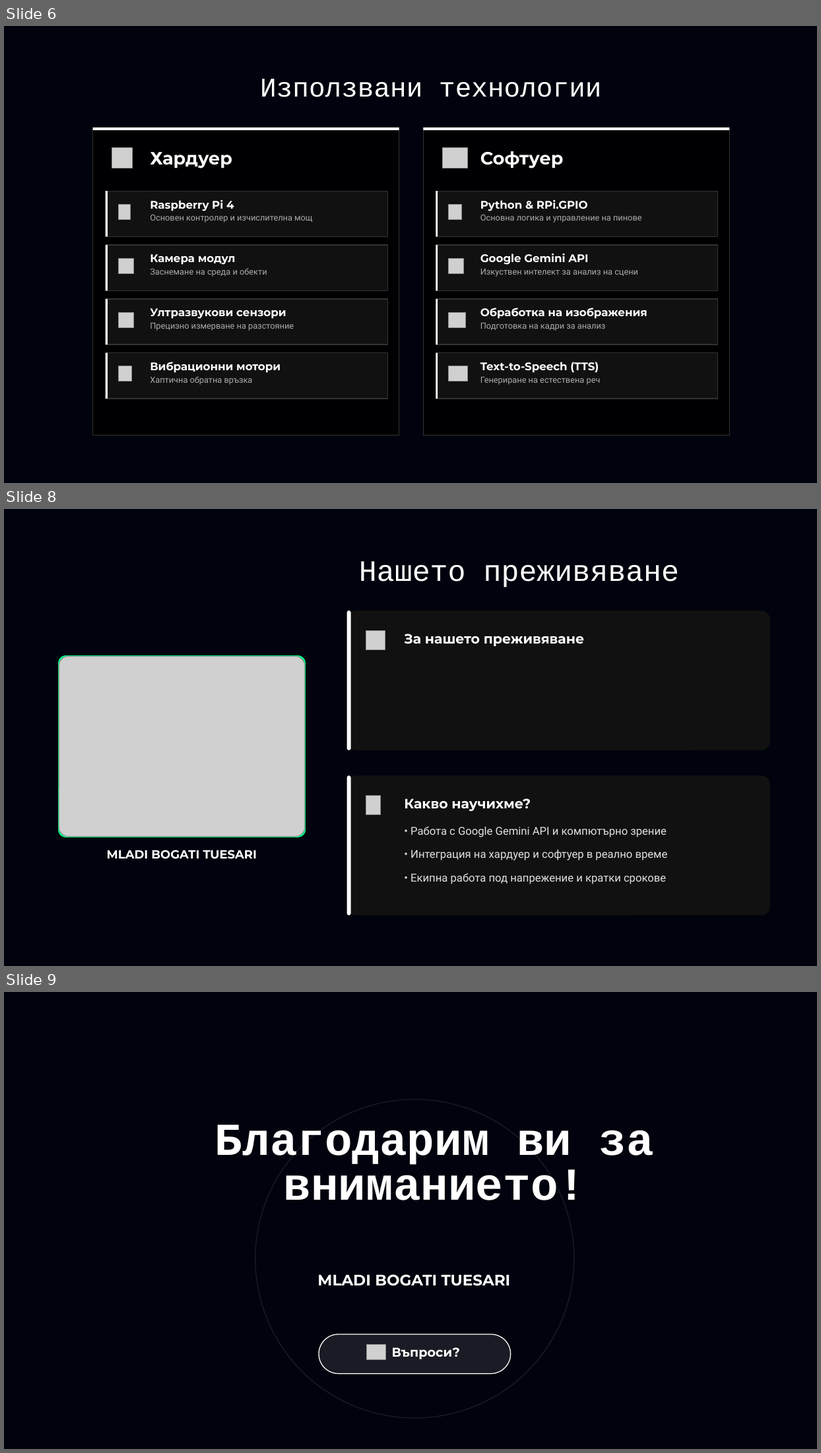
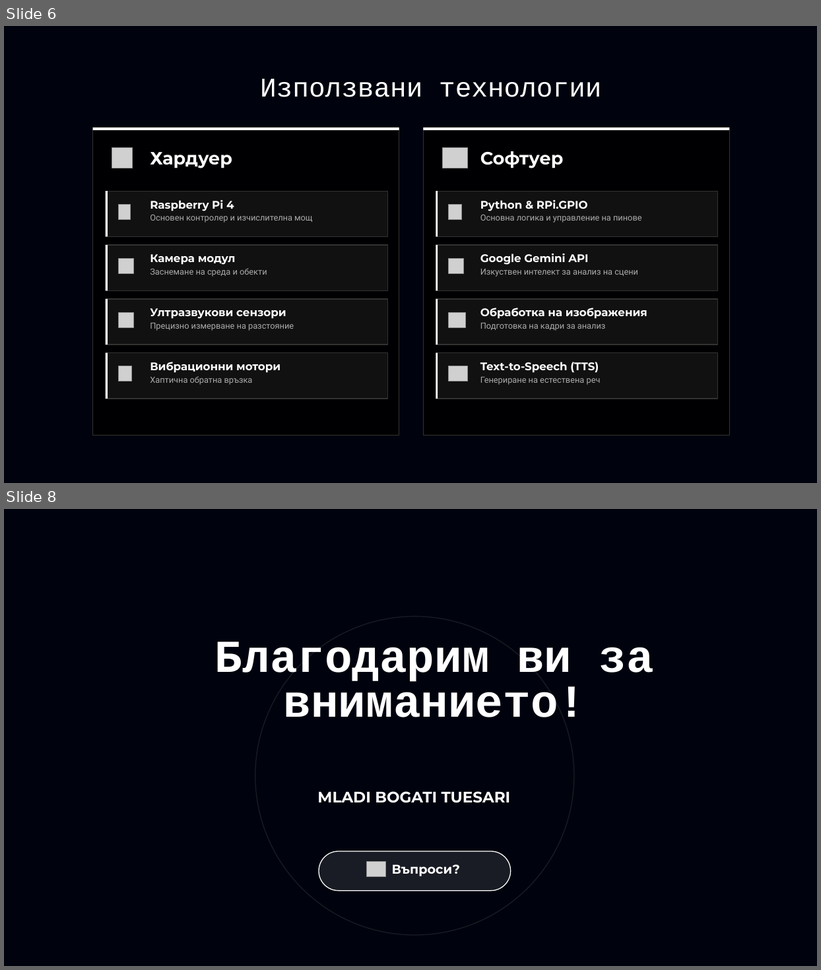
Before and after one commit to p-ivanovv/MBT_MyBaT, a slide deck: MyBaT.pptx. Shown one above the other, each under a label of ours: slides 6, 8 and 9 before the commit, slides 6 and 8 after it; the slides between them are not shown. The pictures are 821x1453 and 821x970 pixels, drawn with LibreOffice and Linux fonts; fonts in the diff are those of the drawing; grey boxes stand for pictures; background and template pictures are left out. Boxes give left, top, right and bottom in pixels: in the first picture for what was removed or moved away, otherwise in the second. Text is boxed around its words. In the diff, an @@ line names an element or a change of style, - is before the commit and + after.

```diff
--- a/MyBaT.pptx
+++ b/MyBaT.pptx
@@ slide 8 removed at (x1=4, y1=509, x2=817, y2=966), background picture (left out) @@
@@ text removed at (x1=359, y1=561, x2=680, y2=588) @@
-Нашето преживяване
@@ rounded rectangle removed at (x1=347, y1=611, x2=770, y2=751) @@
@@ rounded rectangle removed at (x1=347, y1=611, x2=350, y2=751) @@
@@ picture removed at (x1=366, y1=631, x2=385, y2=650) @@
@@ text removed at (x1=404, y1=634, x2=584, y2=646) @@
-За нашето преживяване
@@ rounded rectangle removed at (x1=59, y1=657, x2=305, y2=837) @@
@@ picture removed at (x1=59, y1=657, x2=305, y2=837) @@
@@ rounded rectangle removed at (x1=347, y1=776, x2=770, y2=916) @@
@@ rounded rectangle removed at (x1=347, y1=776, x2=350, y2=916) @@
@@ picture removed at (x1=366, y1=796, x2=381, y2=815) @@
@@ text removed at (x1=404, y1=799, x2=531, y2=811) @@
-Какво научихме?
@@ text removed at (x1=411, y1=826, x2=667, y2=838) @@
-• Работа с Google Gemini API и компютърно зрение
@@ text removed at (x1=107, y1=850, x2=257, y2=859) @@
-MLADI BOGATI TUESARI
@@ text removed at (x1=411, y1=850, x2=668, y2=861) @@
-• Интеграция на хардуер и софтуер в реално време
@@ text removed at (x1=411, y1=873, x2=666, y2=885) @@
-• Екипна работа под напрежение и кратки срокове
@@ what was slide 9 is now slide 8 @@
```
Also in this commit, not shown: 2 slides changed, 1 other slide removed.
